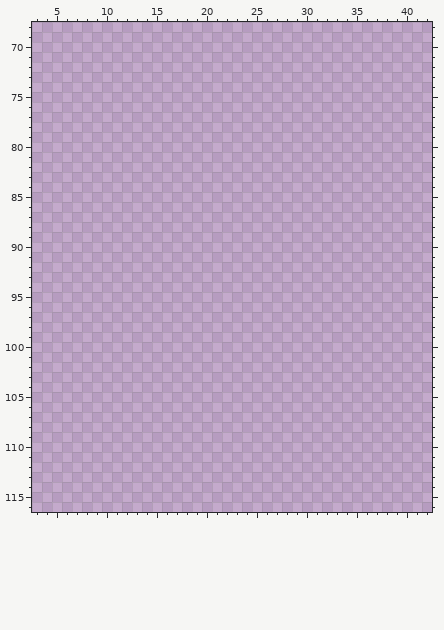
Two states of a pixel-art file, TheDreams/Assets/Items/Images/Art#Items.aseprite. The first picture shows the starting point.
128x128 pixels, 1 frame. Colours within 5 levels of each other are drawn and written as one. Shown: x 3..42, y 68..116. The commit also changed other parts of the picture, which this record leaves out.
The result:
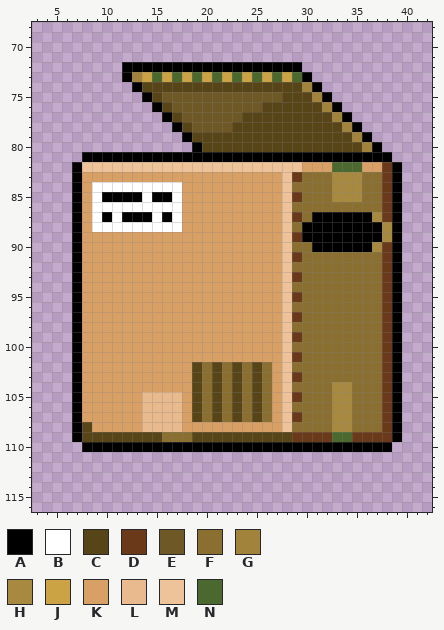
Palette (. is transparent): A #000000  B #ffffff  C #574417  D #693919  E #6e5826  F #8a6f30  G #a1833c  H #a88940  J #cca344  K #d9a066  L #e9ba8d  M #eec39a  N #4b692f
The exact change:
{"change": "layer \"Group 1/empty box\" added"}
{"where": "layer \"Group 1/empty box\""}
{"y":72,"x":12,"old":"..................","new":"AAAAAAAAAAAAAAAAAA"}
{"y":73,"x":12,"old":"...................","new":"AGJNJNJNJNJNJNJNJNA"}
{"y":74,"x":13,"old":"...................","new":"ACCCCCCCCCCCCCCCCGA"}
{"y":75,"x":14,"old":"...................","new":"ACEEEEEEEEEEEECCCGA"}
{"y":76,"x":15,"old":"...................","new":"ACEEEEEEEEECCCCCCGA"}
{"y":77,"x":16,"old":"...................","new":"ACEEEEEECCCCCCCCCGA"}
{"y":78,"x":17,"old":"...................","new":"ACEEEECCCCCCCCCCCGA"}
{"y":79,"x":18,"old":"...................","new":"ACCCCCCCCCCCCCCCCGA"}
{"y":80,"x":19,"old":"...................","new":"ACCCCCCCCCCCCCCCCGA"}
{"y":81,"x":8,"old":"...............................","new":"AAAAAAAAAAAAAAAAAAAAAAAAAAAAAAA"}
{"y":82,"x":7,"old":".................................","new":"AMMMMMMMMMMMMMMMMMMMMMMKKKNNNKKDA"}
{"y":83,"x":7,"old":".................................","new":"AKKKKKKKKKKKKKKKKKKKKMDFFFHHHFFDA"}
{"y":84,"x":7,"old":".................................","new":"AKBBBBBBBBBKKKKKKKKKKMFFFFHHHFFDA"}
{"y":85,"x":7,"old":".................................","new":"AKBAAAABAABKKKKKKKKKKMDFFFHHHFFDA"}
{"y":86,"x":7,"old":".................................","new":"AKBBBBBBBBBKKKKKKKKKKMFFFFFFFFFDA"}
{"y":87,"x":7,"old":".................................","new":"AKBABAAABABKKKKKKKKKKMDFAAAAAAHDA"}
{"y":88,"x":7,"old":".................................","new":"AKBBBBBBBBBKKKKKKKKKKMFAAAAAAAAHA"}
{"y":89,"x":7,"old":".................................","new":"AKKKKKKKKKKKKKKKKKKKKMDAAAAAAAAHA"}
{"y":90,"x":7,"old":".................................","new":"AKKKKKKKKKKKKKKKKKKKKMFFAAAAAAHDA"}
{"y":91,"x":7,"old":".................................","new":"AKKKKKKKKKKKKKKKKKKKKMDFFFFFFFFDA"}
{"y":92,"x":7,"old":".................................","new":"AKKKKKKKKKKKKKKKKKKKKMFFFFFFFFFDA"}
{"y":93,"x":7,"old":".................................","new":"AKKKKKKKKKKKKKKKKKKKKMDFFFFFFFFDA"}
{"y":94,"x":7,"old":".................................","new":"AKKKKKKKKKKKKKKKKKKKKMFFFFFFFFFDA"}
{"y":95,"x":7,"old":".................................","new":"AKKKKKKKKKKKKKKKKKKKKMDFFFFFFFFDA"}
{"y":96,"x":7,"old":".................................","new":"AKKKKKKKKKKKKKKKKKKKKMFFFFFFFFFDA"}
{"y":97,"x":7,"old":".................................","new":"AKKKKKKKKKKKKKKKKKKKKMDFFFFFFFFDA"}
{"y":98,"x":7,"old":".................................","new":"AKKKKKKKKKKKKKKKKKKKKMFFFFFFFFFDA"}
{"y":99,"x":7,"old":".................................","new":"AKKKKKKKKKKKKKKKKKKKKMDFFFFFFFFDA"}
{"y":100,"x":7,"old":".................................","new":"AKKKKKKKKKKKKKKKKKKKKMFFFFFFFFFDA"}
{"y":101,"x":7,"old":".................................","new":"AKKKKKKKKKKKKKKKKKKKKMDFFFFFFFFDA"}
{"y":102,"x":7,"old":".................................","new":"AKKKKKKKKKKKCFCFCFCFKMFFFFFFFFFDA"}
{"y":103,"x":7,"old":".................................","new":"AKKKKKKKKKKKCFCFCFCFKMDFFFFFFFFDA"}
{"y":104,"x":7,"old":".................................","new":"AKKKKKKKKKKKCFCFCFCFKMFFFFHHFFFDA"}
{"y":105,"x":7,"old":".................................","new":"AKKKKKKLLLLKCFCFCFCFKMDFFFHHFFFDA"}
{"y":106,"x":7,"old":".................................","new":"AKKKKKKLLLLKCFCFCFCFKMFFFFHHFFFDA"}
{"y":107,"x":7,"old":".................................","new":"AKKKKKKLLLLKCFCFCFCFKMDFFFHHFFFDA"}
{"y":108,"x":7,"old":".................................","new":"ACKKKKKLLLLKKKKKKKKKKMFFFFHHFFFDA"}
{"y":109,"x":7,"old":".................................","new":"ACCCCCCCCFFFCCCCCCCCCCDDDDNNDDDDA"}
{"y":110,"x":8,"old":"...............................","new":"AAAAAAAAAAAAAAAAAAAAAAAAAAAAAAA"}
{"label":"added","picture_box":[72,62,402,452]}
